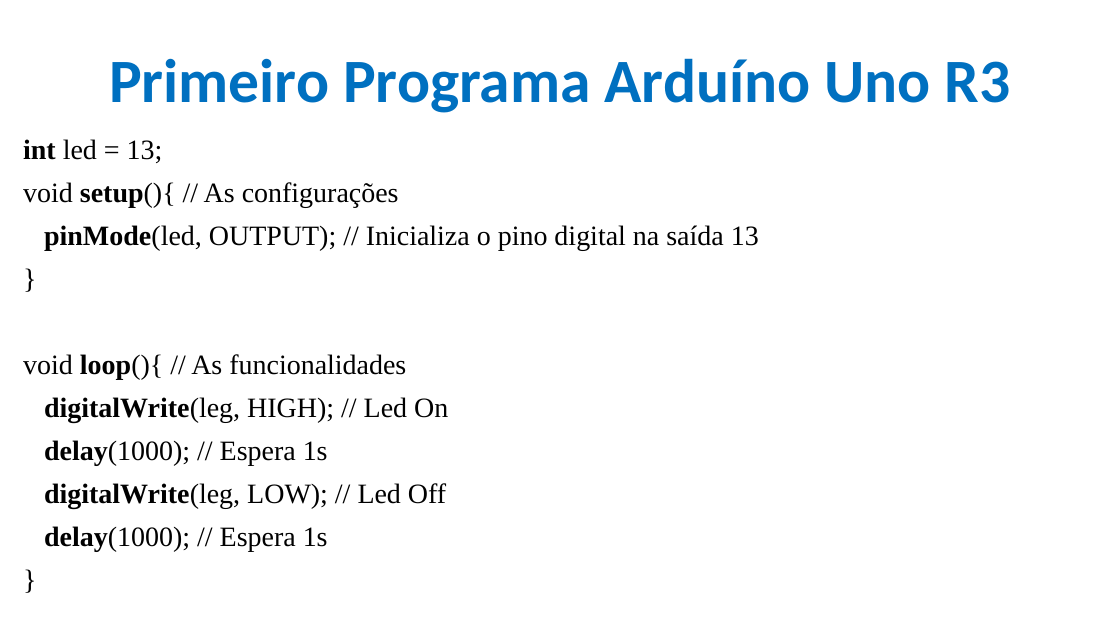
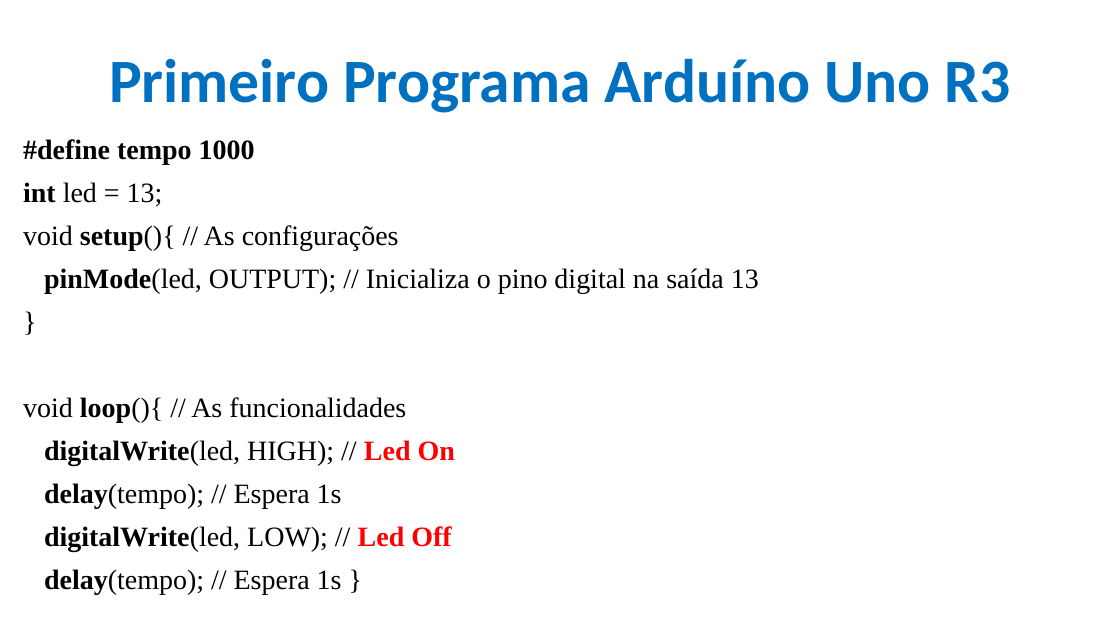
Before and after one commit to CloudEducationBrazil/WydenArea1AplicacaoCloudIndustria40Python, a slide deck: slide 15 of 01 Classes/Aula 03 - Aplicação Cloud Indústria 40 Python IoT Plataforma Arduino Tinkercad.pptx. Drawn at 1120x630 pixels with LibreOffice and Linux fonts; fonts in the diff are those of the drawing; background and template pictures are left out. Boxes give left, top, right and bottom in pixels: in the first picture for what was removed or moved away, otherwise in the second. Text is boxed around its words. In the diff, an @@ line names an element or a change of style, - is before the commit and + after.

```diff
--- a/01 Classes/Aula 03 - Aplicação Cloud Indústria 40 Python IoT Plataforma Arduino Tinkercad.pptx
+++ b/01 Classes/Aula 03 - Aplicação Cloud Indústria 40 Python IoT Plataforma Arduino Tinkercad.pptx
@@ text at box(23, 139, 255, 165): paragraph added @@
+#define tempo 1000
@@ text at box(44, 440, 455, 594): text changed @@
-digitalWrite(leg, HIGH); // Led On
-delay(1000); // Espera 1s
-digitalWrite(leg, LOW); // Led Off
-delay(1000); // Espera 1s
-}
+digitalWrite(led, HIGH); // Led On
+delay(tempo); // Espera 1s
+digitalWrite(led, LOW); // Led Off
+delay(tempo); // Espera 1s }
```
Also in this commit, not shown: 3 other slides changed.
